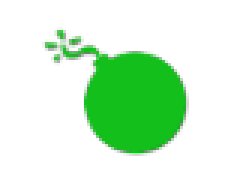
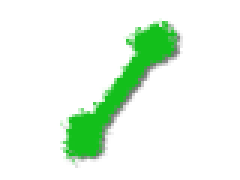
Layered file, before and after one edit (240px x 180px). Changes by layer:
hid group "destroy" (3 layers) over [42, 24, 189, 156]
showed group "road" (3 layers) over [42, 18, 189, 168]
painted on "camera #2" over [42, 18, 189, 165]
added layer "Drop Shadow #4" (63%) in group "road" over [57, 18, 177, 162]
added layer "Drop Shadow #5" (54%) in group "road" over [60, 21, 186, 168]
